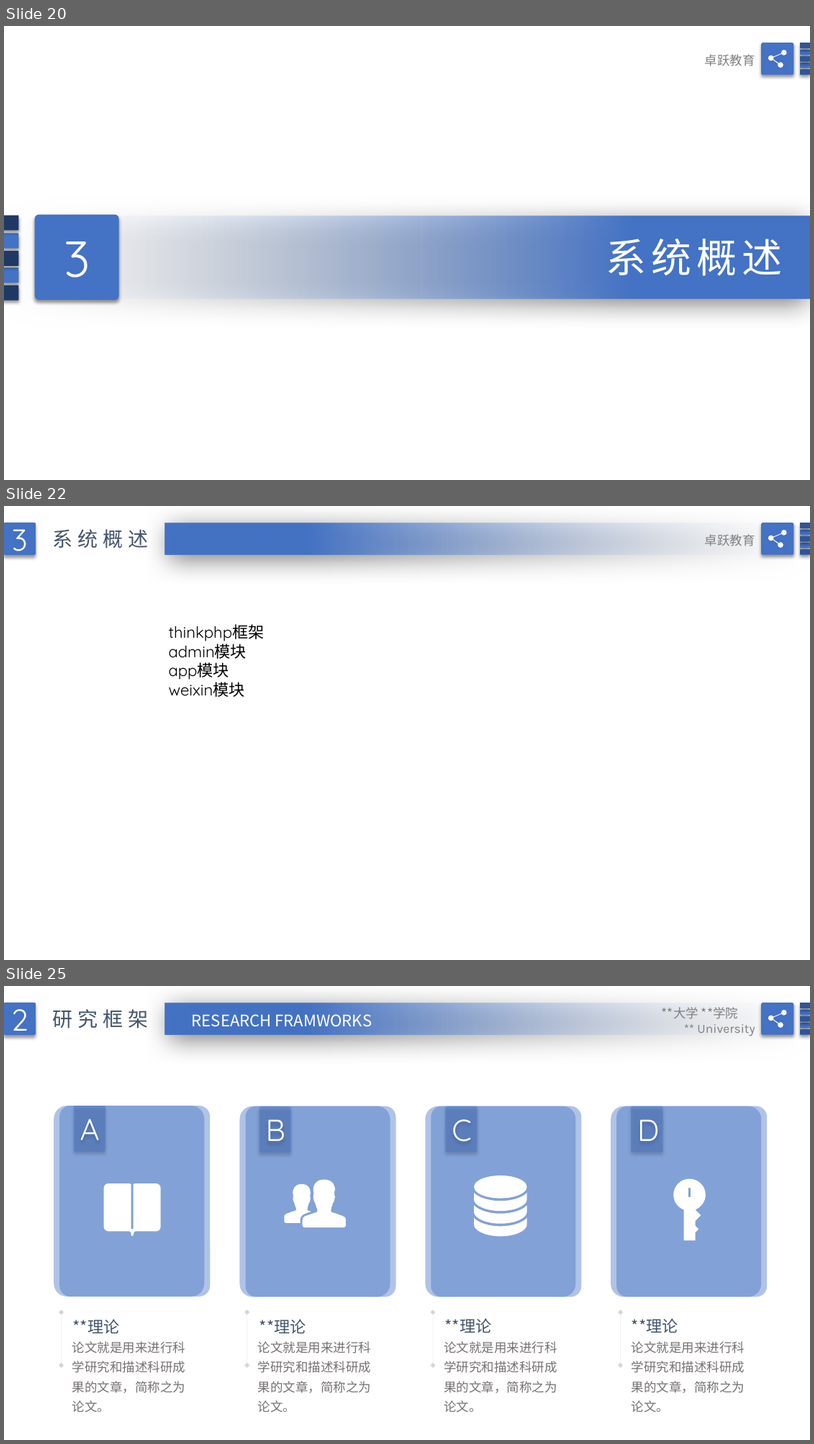
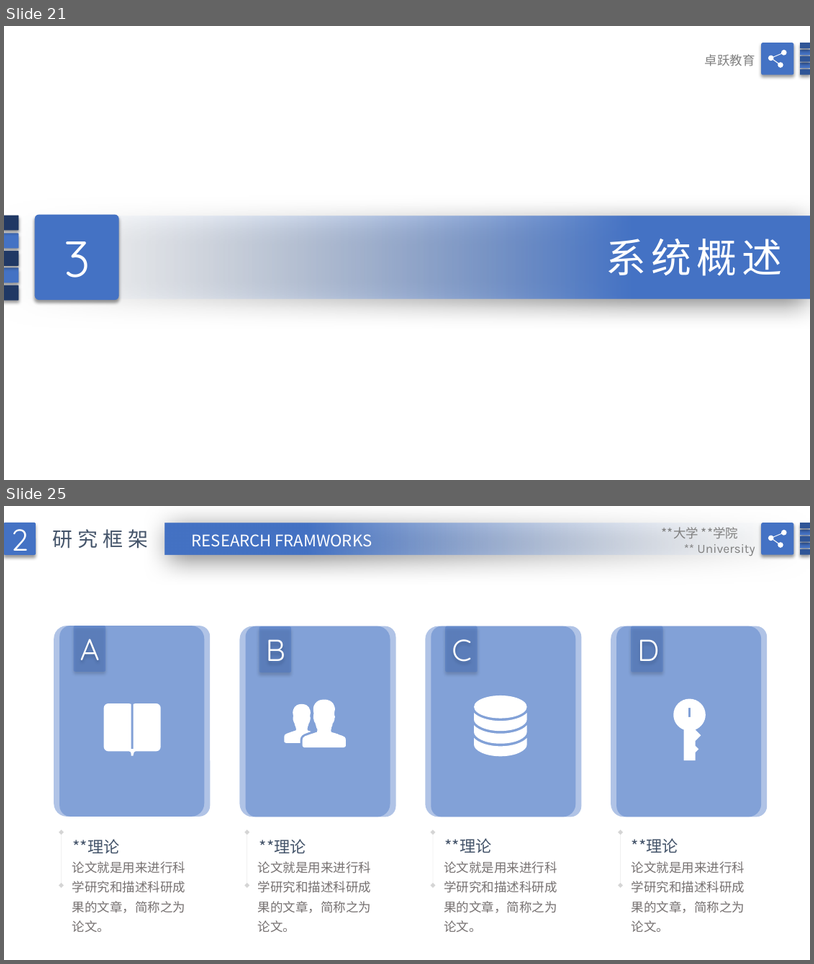
Before and after one commit to TestingTestings/Project_4, a slide deck: doc/简洁蓝色毕业论文答辩PPT模版.pptx. Shown one above the other, each under a label of ours: slides 20, 22 and 25 before the commit, slides 21 and 25 after it; the slides between them are not shown. The pictures are 814x1444 and 814x964 pixels, drawn with LibreOffice and Linux fonts; fonts in the diff are those of the drawing; background and template pictures are left out. Boxes give left, top, right and bottom in pixels: in the first picture for what was removed or moved away, otherwise in the second. Text is boxed around its words. In the diff, an @@ line names an element or a change of style, - is before the commit and + after.

```diff
--- a/doc/简洁蓝色毕业论文答辩PPT模版.pptx
+++ b/doc/简洁蓝色毕业论文答辩PPT模版.pptx
@@ slide 22 removed at [4, 506, 810, 960], background picture (left out) @@
@@ rounded rectangle removed at [4, 523, 36, 555] @@
-3
@@ rectangle removed at [165, 523, 810, 555] @@
@@ text removed at [53, 529, 149, 548] @@
-系统概述
@@ text removed at [705, 534, 756, 546] @@
-卓跃教育
@@ group removed at [761, 523, 810, 555]: 6 rounded rectangles, 1 freeform shape @@
@@ text removed at [169, 624, 265, 697] @@
-thinkphp框架
-admin模块
-app模块
-weixin模块
@@ what was slide 20 is now slide 21 @@
```
Also in this commit, not shown: 9 slides changed, 4 slides added, 4 other slides removed.
